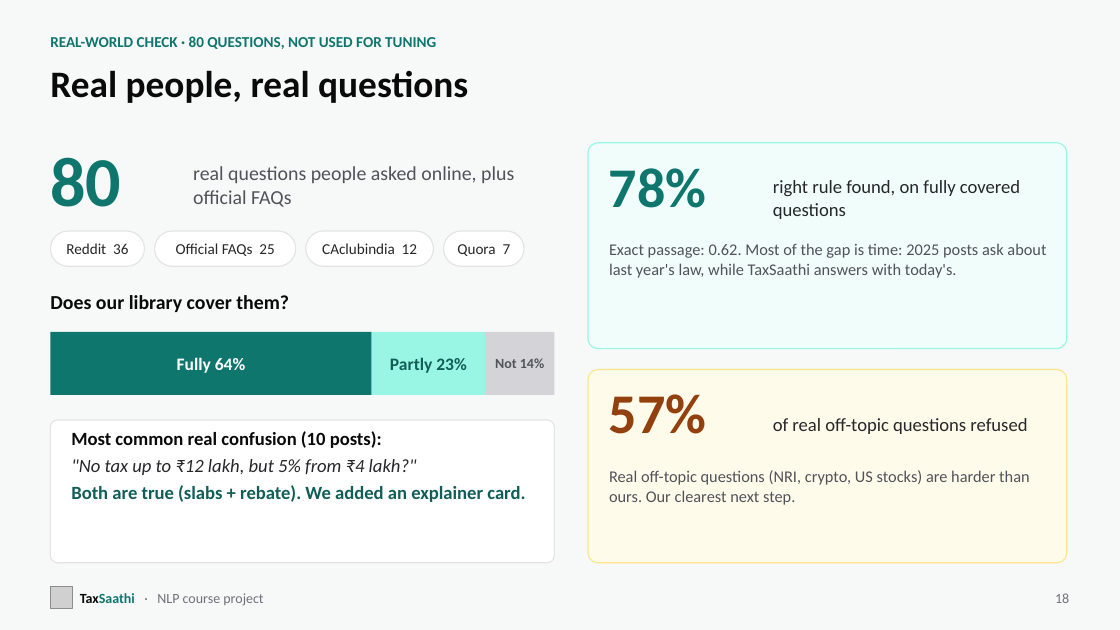
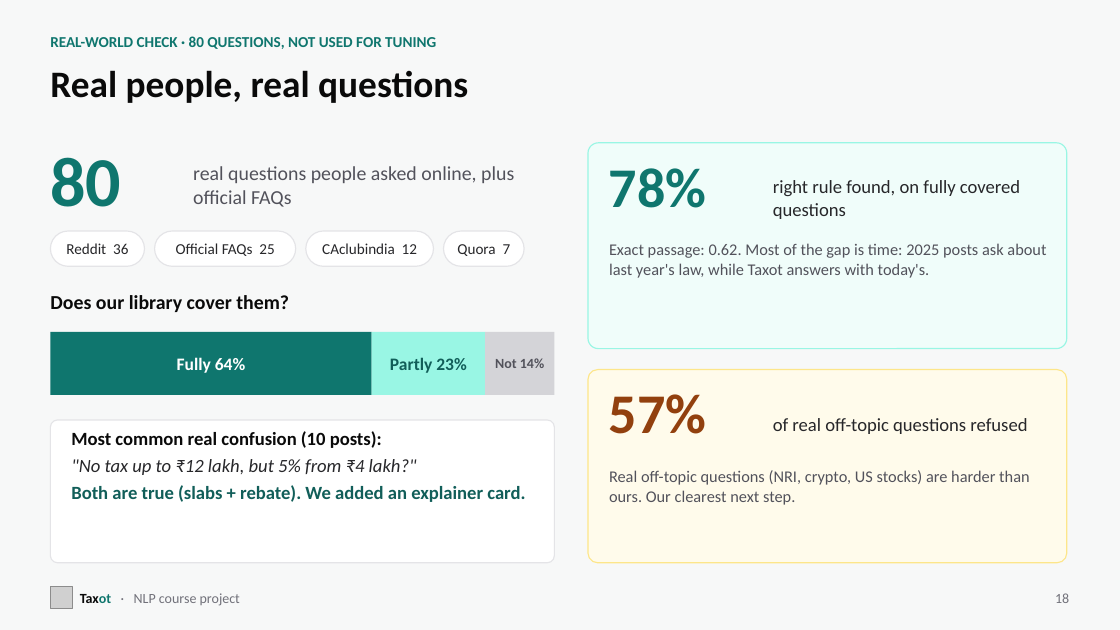
Before and after one commit to Champion1102/taxot, a slide deck: slide 18 of presentation/Taxot.pptx. Drawn at 1120x630 pixels with LibreOffice and Linux fonts; fonts in the diff are those of the drawing; grey boxes stand for pictures. Boxes give left, top, right and bottom in pixels: in the first picture for what was removed or moved away, otherwise in the second. Text is boxed around its words. In the diff, an @@ line names an element or a change of style, - is before the commit and + after.

```diff
--- a/presentation/Taxot.pptx
+++ b/presentation/Taxot.pptx
@@ text at bbox=[609, 243, 1046, 278]: text changed @@
-Exact passage: 0.62. Most of the gap is time: 2025 posts ask about last year's law, while TaxSaathi answers with today's.
+Exact passage: 0.62. Most of the gap is time: 2025 posts ask about last year's law, while Taxot answers with today's.
@@ text at bbox=[80, 593, 240, 606]: text changed @@
-TaxSaathi · NLP course project
+Taxot · NLP course project
```
Also in this commit, not shown: 22 other slides changed, 4 slides added, 10 other files.
